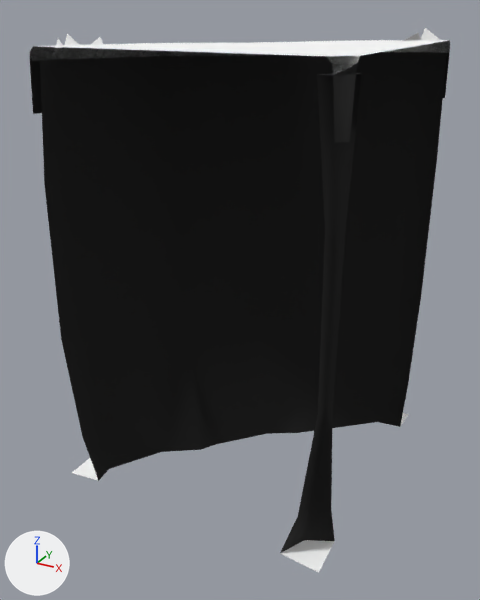
Two versions of the glTF model web/public/assets/acnh/cliff/2-b-1.glb, one commit apart.
Before and after are seen from a 50 mm lens placed at (10.34, -19.75, 0.99), pointed at (-0.14, -0.69, -8.54). The axes (+X, +Y, +Z) are drawn at lower left. The lights are the same throughout. The picture after the commit comes second. Where no turn or scale is listed for an object, it has been applied to the vertices.

The scene before the commit, as lines of its bpy script (objects in view):
```python
mat_mcliff = principled_material('mCliff')
mat_mcliff.base_color = (0.0, 0.0, 0.0)  # black #000000
mat_mcliff.roughness = 0.9
me_cliffthin2__mcliff_mesh = bpy.data.meshes.new('CliffThin2__mCliff-mesh')
me_cliffthin2__mcliff_mesh.from_pydata(...)  # 57 vertices, 69 faces; spans x -4.69..5.0, y -5.0..4.69, z -14.94..-0.39
me_cliffthin2__mcliff_mesh.materials.append(mat_mcliff)  # black #000000
me_grassb_1__mgrass_mesh = bpy.data.meshes.new('GrassB_1__mGrass-mesh')
me_grassb_1__mgrass_mesh.from_pydata(...)  # 21 vertices, 21 faces; spans x -5.0..5.0, y -5.0..5.0, z -15.0..-14.69
me_grassb_1__mgrass_mesh.materials.append(mat_mgrass)  # white #ffffff
me_grassop_1__mgrasscliffxlu_mesh = bpy.data.meshes.new('GrassOP_1__mGrassCliffXlu-mesh')
me_grassop_1__mgrasscliffxlu_mesh.from_pydata(...)  # 48 vertices, 60 faces; spans x -4.73..5.0, y -5.0..4.73, z -1.88..0.0
me_grassop_1__mgrasscliffxlu_mesh.materials.append(mat_mgrasscliffxlu)  # black #000000
ob_cliffthin2__mcliff = bpy.data.objects.new('CliffThin2__mCliff', me_cliffthin2__mcliff_mesh)
ob_cliffthin2__mcliff.location = (0.0, 0.0, 0.0)
ob_grassb_1__mgrass = bpy.data.objects.new('GrassB_1__mGrass', me_grassb_1__mgrass_mesh)
ob_grassb_1__mgrass.location = (0.0, 0.0, 0.0)
ob_grassop_1__mgrasscliffxlu = bpy.data.objects.new('GrassOP_1__mGrassCliffXlu', me_grassop_1__mgrasscliffxlu_mesh)
ob_grassop_1__mgrasscliffxlu.location = (0.0, 0.0, 0.0)
# also in view: 'GrassT__mGrass' at (0.2, -0.2, -0.2)
```
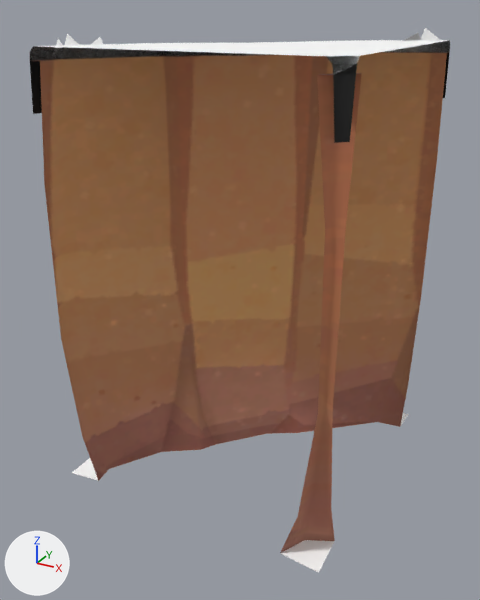
The change in detail:
Picture 'Image_0' (img_image_0) is new.
In material 'mCliff' (mat_mcliff), base_color is no longer (0.0, 0.0, 0.0), black #000000.
In material 'mCliff' (mat_mcliff), texture is now set to img_image_0.

Pixel boxes (x1, y1, x2, y2) of what changed, in the pictures (480 x 600 px):
'CliffThin2__mCliff', surface changed (black to brown): (35, 52, 447, 553) in both
